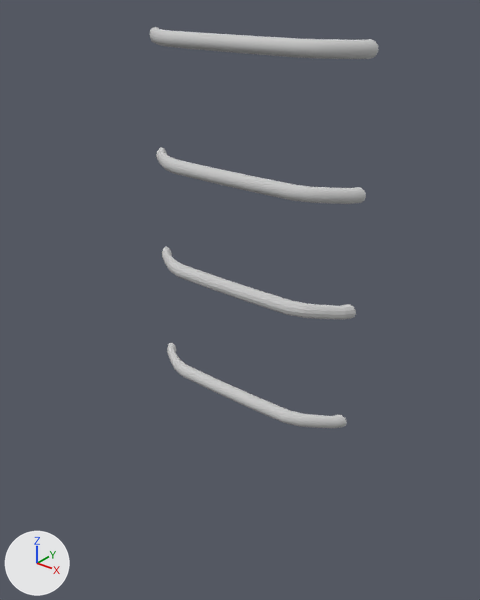
The FBX model Pest/Assets/Models/Sewer/Models/Claude/Environment/Props/Ladder_Props_Sewer_Animation.FBX as it was, and as the next commit left it.
Both versions are drawn from a 50 mm camera at (1.316, -1.053, 0.857) aimed at (0.426, 0.059, 0.168). Every picture has the same lights, and +X, +Y and +Z are marked at lower left. Where no turn or scale is listed for an object, it has been applied to the vertices.

Names of what the first picture shows: 'Leiter001'.
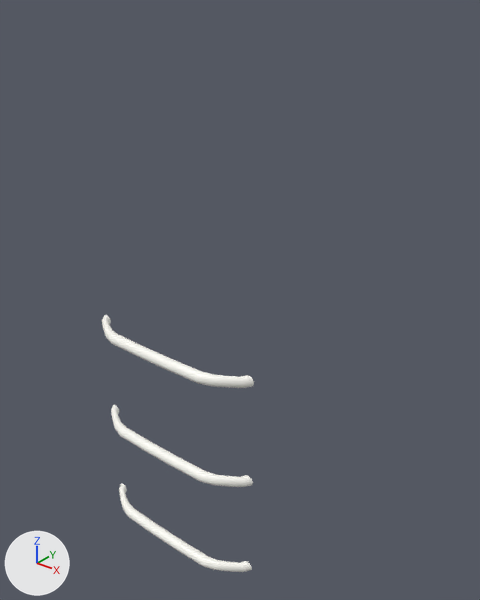
The change, as JSON lines over the scene's bpy script:
```json
{"op": "add", "block": "mat_03___default", "code": ["mat_03___default = principled_material('03 - Default')", "mat_03___default.base_color = (1.0, 0.991, 0.93)  # white #fffef7", "mat_03___default.roughness = 0.46"]}
{"block": "me_mesh", "where": "# used by ob_leiter001; location = (0.0, 0.0, 0.0)"}
{"op": "remove", "block": "me_mesh", "code": "me_mesh.from_pydata(...)  # 576 vertices, 528 faces; spans x 0.235..0.765, y -0.078..0.0, z -0.015..0.765"}
{"op": "remove", "block": "me_mesh", "code": "me_mesh.materials.append(mat_01___default)  # light grey #cacaca"}
{"op": "add", "block": "me_mesh", "code": "me_mesh.from_pydata(...)  # 432 vertices, 396 faces; spans x -0.015..0.515, y -0.078..0.0, z -0.615..0.015"}
{"block": "me_mesh", "change": "me_mesh part 1: the loose piece of 144 vertices spanning x 0.235..0.765, y -0.078..0.0, z -0.015..0.015 is moved by (-0.25, 0.0, 0.0), in mat_03___default (white #fffef7)"}
{"block": "me_mesh", "change": "me_mesh part 2: the loose piece of 144 vertices spanning x 0.235..0.765, y -0.078..0.0, z 0.248..0.278 is moved by (-0.25, 0.0, -0.563), in mat_03___default (white #fffef7)"}
{"block": "me_mesh", "change": "me_mesh part 3: the loose piece of 144 vertices spanning x 0.235..0.765, y -0.078..0.0, z 0.485..0.515 is moved by (-0.25, 0.0, -1.1), in mat_03___default (white #fffef7)"}
{"block": "me_mesh", "change": "me_mesh part 4: the loose piece of 144 vertices spanning x 0.235..0.765, y -0.078..0.0, z 0.735..0.765 is deleted"}
{"block": "me_mesh", "change": "me_mesh part 5: the surface is now shaded flat"}
{"op": "add", "block": "me_mesh", "code": "me_mesh.materials.append(mat_03___default)  # white #fffef7"}
```

Pixel boxes (x1, y1, x2, y2) of what changed, in the pictures (480 x 600 px; the box of a moved part takes in the faces that stretch with it):
```json
{"object": "Leiter001", "change": "reshaped", "before": [150, 27, 379, 428], "after": [102, 315, 254, 572], "on screen": "33% narrower, 36% shorter"}
{"part": 1, "of": "me_mesh", "change": "moved or reshaped", "before": [167, 343, 347, 428], "after": [102, 315, 254, 388]}
{"part": 2, "of": "me_mesh", "change": "moved or reshaped", "before": [162, 247, 356, 320], "after": [111, 405, 253, 487]}
{"part": 3, "of": "me_mesh", "change": "moved or reshaped", "before": [156, 148, 366, 204], "after": [119, 483, 252, 572]}
{"part": 4, "of": "me_mesh", "change": "deleted", "before": [150, 27, 379, 59]}
```
